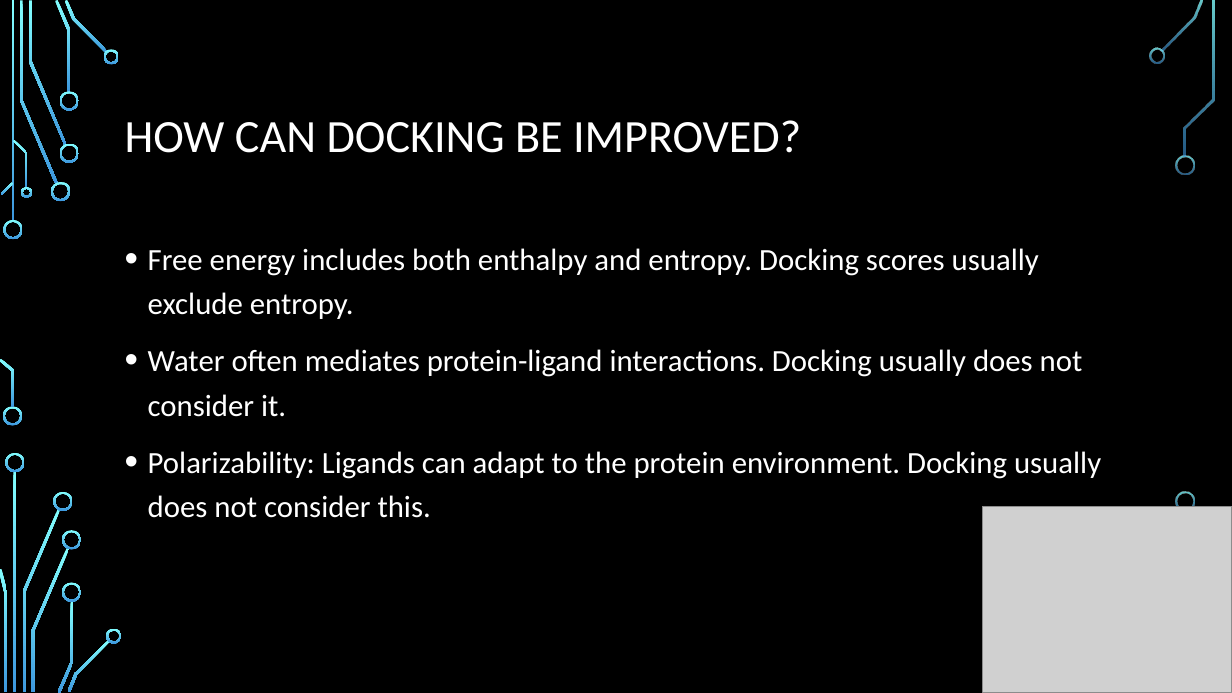
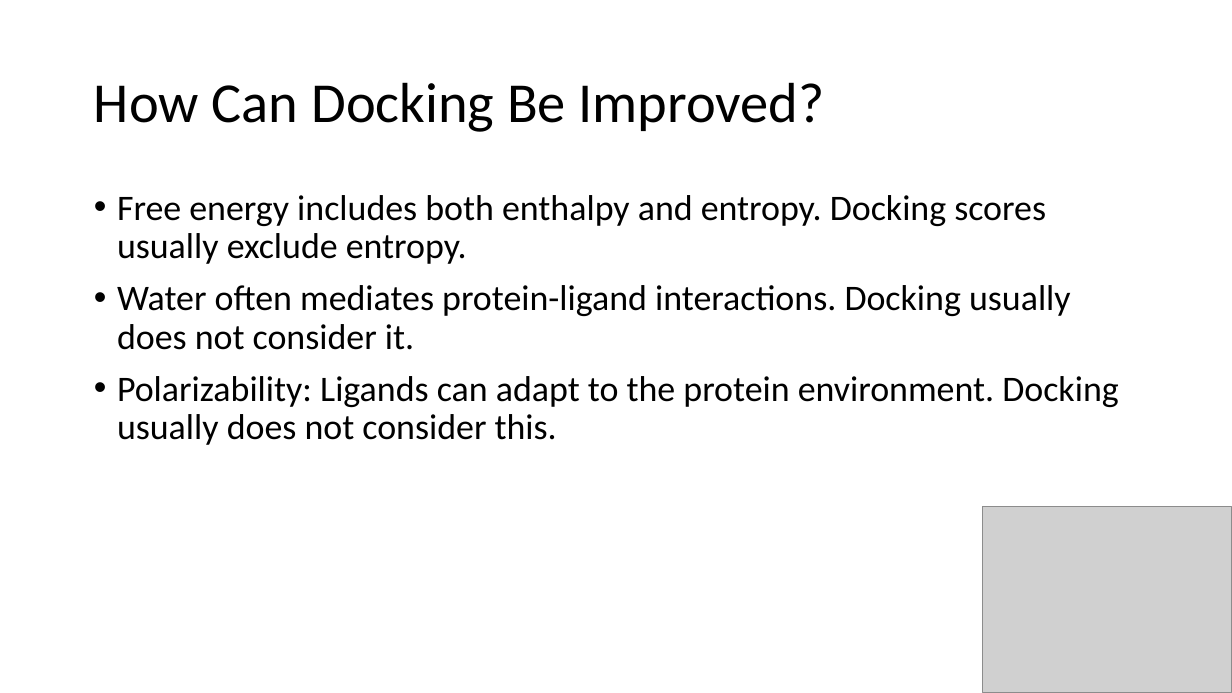
Before and after one commit to CCBatIIT/modelingworkshop, a slide deck: slide 6 of slides/2-2-molecular_docking.pptx. Drawn at 1232x693 pixels with LibreOffice and Linux fonts; fonts in the diff are those of the drawing; grey boxes stand for pictures; background and template pictures are left out. Boxes give left, top, right and bottom in pixels: in the first picture for what was removed or moved away, otherwise in the second. Text is boxed around its words. In the diff, an @@ line names an element or a change of style, - is before the commit and + after.

```diff
--- a/slides/2-2-molecular_docking.pptx
+++ b/slides/2-2-molecular_docking.pptx
@@ background picture (left out) to #FFFFFF @@
@@ title at (94, 82, 825, 132): text changed; size 36 to 44 pt; text colour #FFFFFF to #000000 @@
-HOW CAN DOCKING BE IMPROVED?
+How Can Docking Be Improved?
@@ text "Free energy includes both enthalpy ...": place and size @@
-text "Free energy includes both enthalpy ..." at (148, 248, 1101, 518)
+text "Free energy includes both enthalpy ..." at (117, 195, 1118, 445)
@@ text "Free energy includes both enthalpy ..." at (117, 195, 1118, 445): size 24 to 28 pt, text colour #FFFFFF to #000000; line spacing 1.2 to 0.9 @@
@@ group removed at (0, 0, 1214, 693): 29 freeform shapes, 2 rectangles @@
```
Also in this commit, not shown: 16 other slides changed, 9 other files.
